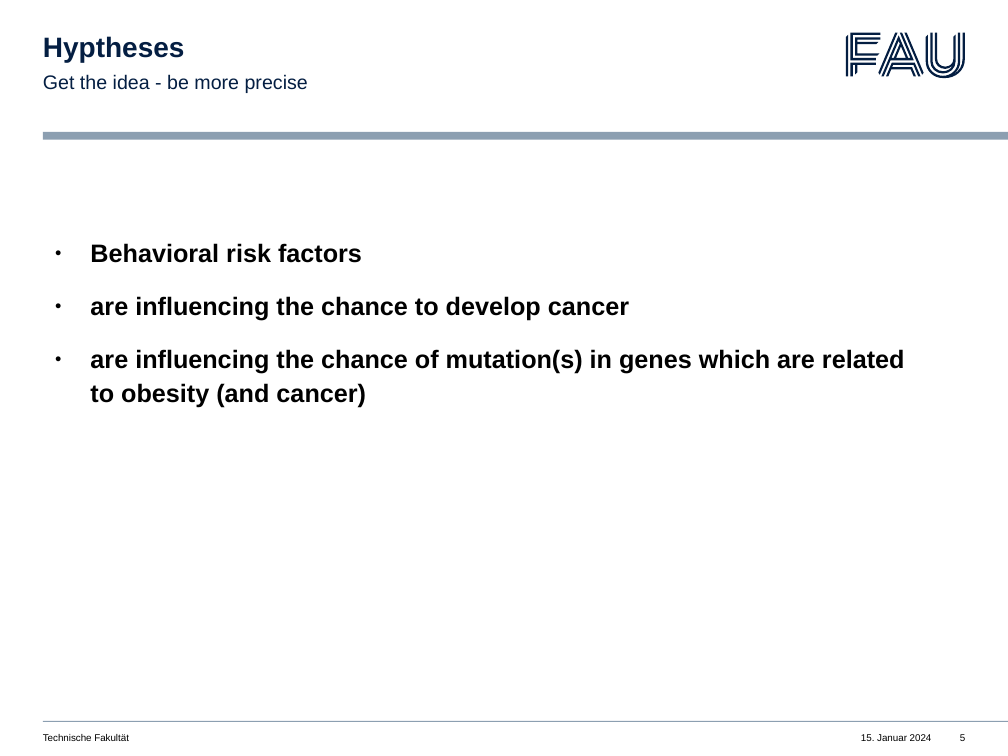
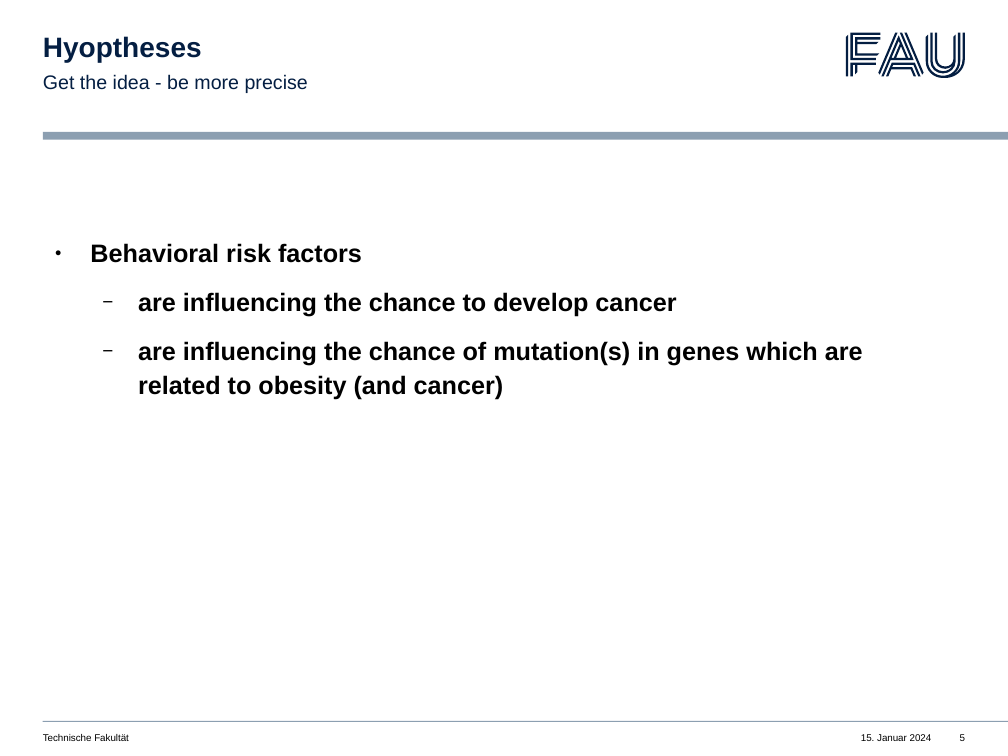
Before and after one commit to nilapalin/made-template, a slide deck: slide 5 of project/slides.pptx. Drawn at 1008x756 pixels with LibreOffice and Linux fonts; fonts in the diff are those of the drawing. Boxes give left, top, right and bottom in pixels: in the first picture for what was removed or moved away, otherwise in the second. Text is boxed around its words. In the diff, an @@ line names an element or a change of style, - is before the commit and + after.

Commit message:
updated slides: some typos

```diff
--- a/project/slides.pptx
+++ b/project/slides.pptx
@@ title at <box>43,36,202,62</box>: text changed @@
-Hyptheses
+Hyoptheses
@@ text at <box>138,292,863,399</box>: bullet ● to −; list level 1 to 2 in "are influencing the chance to ..."; list level 1 to 2 in "are influencing the chance of ..." @@
```
Also in this commit, not shown: 8 other slides changed, 1 other file.
